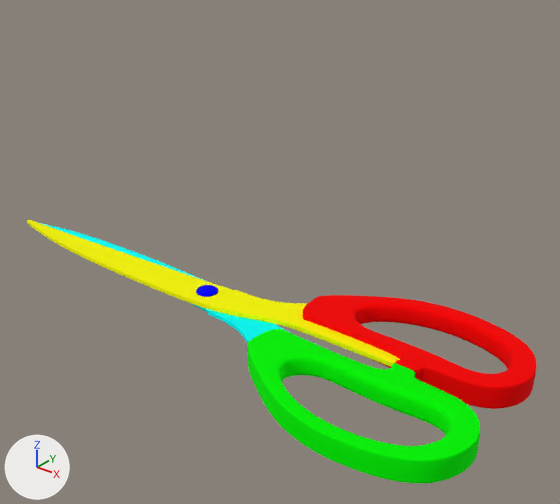
Two versions of the glTF model public/models/scissors.glb, one commit apart.
Camera for both pictures: a 50 mm camera at (0.712, -0.718, 0.558) aimed at (0.081, 0.07, 0.069). Lighting does not change. The marker at lower left points along +X, +Y and +Z.

Names of what the first picture shows: 'Scissors_Aged_(Baked AO)'.
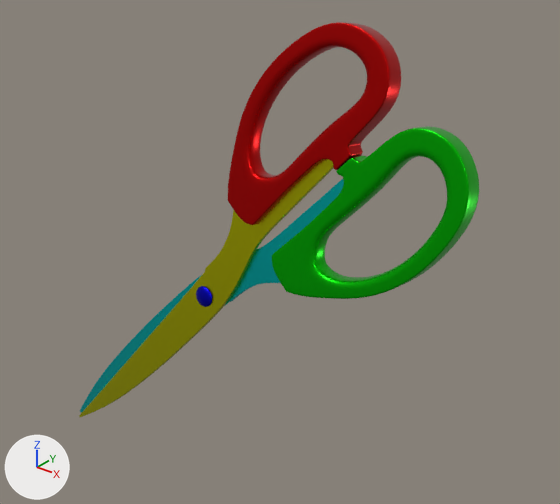
Where the change shows, as pixel boxes (x1, y1, x2, y2) in the pictures (560 x 504 px):
'Scissors_Aged_(Baked AO)', recoloured, turned, rescaled: before (27, 219, 537, 483); after (79, 22, 479, 417)

Patch to the scene script:
```diff
--- a/public/models/scissors.glb.py
+++ b/public/models/scissors.glb.py
@@ mat_scissors_aged @@
 n0 = _N.new('ShaderNodeBsdfPrincipled'); n0.name = 'Principled BSDF'
 n0.inputs[1].default_value = 1.0  # 'Metallic'
-n0.inputs[2].default_value = 1.0  # 'Roughness'
+n0.inputs[2].default_value = 0.317  # 'Roughness'
 n1 = _N.new('ShaderNodeOutputMaterial'); n1.name = 'Material Output'
+n3 = _N.new('ShaderNodeMix'); n3.name = 'Mix'
+n3.data_type = 'RGBA'
+n3.blend_type = 'MULTIPLY'
+n3.inputs[0].default_value = 1.0  # 'Factor'
+n3.inputs[7].default_value = (0.656, 0.656, 0.656, 1.0)  # 'B', light grey #d4d4d4
 n2 = _N.new('ShaderNodeVertexColor'); n2.name = 'Color Attribute'
 _L.new(n0.outputs[0], n1.inputs[0])  # 'BSDF' to 'Surface'
-_L.new(n2.outputs[0], n0.inputs[0])  # 'Color' to 'Base Color'
+_L.new(n3.outputs[2], n0.inputs[0])  # 'Result' to 'Base Color'
+_L.new(n2.outputs[0], n3.inputs[6])  # 'Color' to 'A'
@@ ob_scissors_aged__baked_ao @@
 ob_scissors_aged__baked_ao.location = (0.0, 0.0, 0.0)
+ob_scissors_aged__baked_ao.rotation_euler = (1.323, -0.836, 0.205)  # degrees (76, -48, 12)
+ob_scissors_aged__baked_ao.scale = (0.97, 0.97, 0.97)
```
